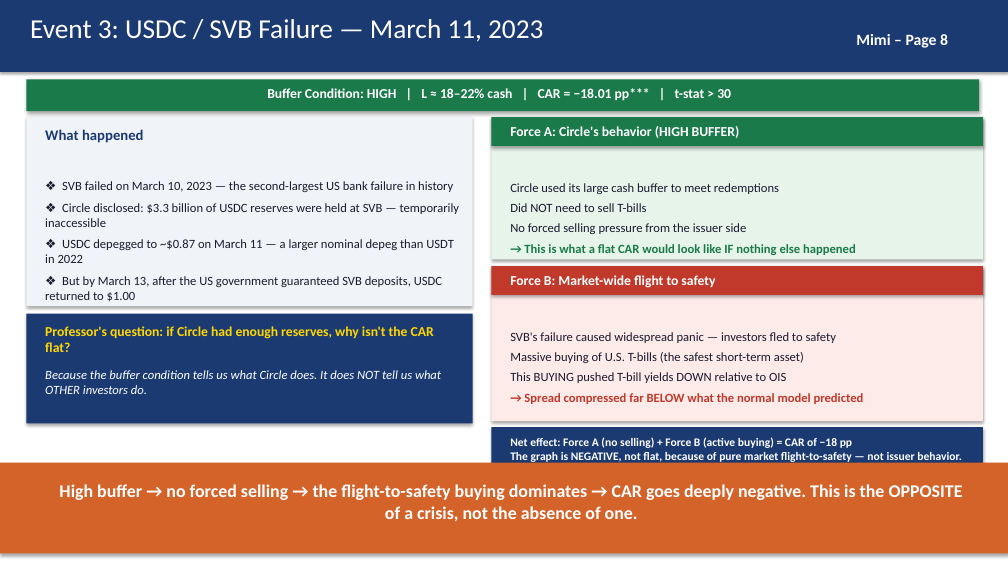
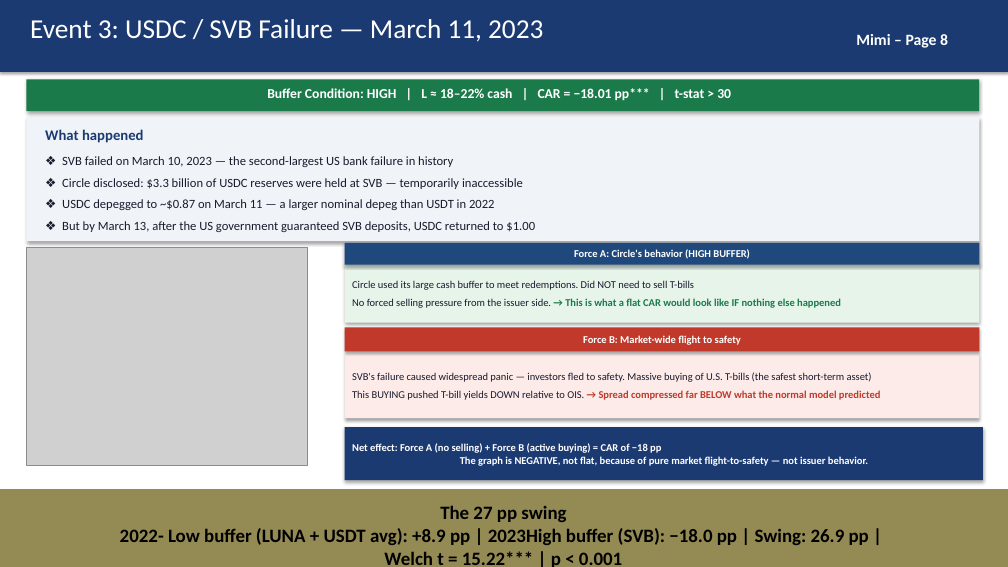
Before and after one commit to kimmireu0921/Stablecoins-and-the-Exorbitant-Privilege, a slide deck: slide 6 of presentations/0526_Stablecoin_Exorbitant_Privilege.pptx (slide 8 before the commit). Drawn at 1008x567 pixels with LibreOffice and Linux fonts; fonts in the diff are those of the drawing; grey boxes stand for pictures. Boxes give left, top, right and bottom in pixels: in the first picture for what was removed or moved away, otherwise in the second. Text is boxed around its words. In the diff, an @@ line names an element or a change of style, - is before the commit and + after.

```diff
--- a/presentations/0526_Stablecoin_Exorbitant_Privilege.pptx
+++ b/presentations/0526_Stablecoin_Exorbitant_Privilege.pptx
@@ rectangle: place and size @@
-rectangle at bbox=[0, 0, 1008, 567]
+rectangle at bbox=[0, 22, 1008, 567]
@@ rectangle: place and size @@
-rectangle at bbox=[26, 117, 473, 306]
+rectangle at bbox=[26, 117, 979, 241]
@@ rectangle removed at bbox=[492, 117, 983, 259] @@
@@ rectangle removed at bbox=[492, 117, 983, 146] @@
@@ text at bbox=[62, 156, 453, 167]: less space between paragraphs @@
@@ picture added at bbox=[26, 247, 308, 466] @@
@@ rectangle "Circle used its large cash ...": place and size @@
-rectangle "Circle used its large cash ..." at bbox=[510, 183, 856, 255]
+rectangle "Circle used its large cash ..." at bbox=[345, 264, 979, 323]
@@ rectangle "Circle used its large cash ..." at bbox=[345, 264, 979, 323]: vertical alignment top to middle; fill none to #E6F4EA; shadow on @@
@@ rectangle "Force A: Circle's behavior (HIGH ...": place and size @@
-rectangle "Force A: Circle's behavior (HIGH ..." at bbox=[510, 126, 740, 138]
+rectangle "Force A: Circle's behavior (HIGH ..." at bbox=[345, 243, 979, 265]
@@ rectangle "Force A: Circle's behavior (HIGH ..." at bbox=[345, 243, 979, 265]: size 13 to 10 pt; alignment left to centre; vertical alignment top to middle; fill none to #1F497D; shadow on @@
@@ rectangle removed at bbox=[492, 266, 983, 421] @@
@@ rectangle removed at bbox=[492, 266, 983, 295] @@
@@ text in rectangle at bbox=[352, 280, 841, 308]: text changed; size 12 to 10 pt @@
-Circle used its large cash buffer to meet redemptions
-Did NOT need to sell T-bills
-No forced selling pressure from the issuer side
-→ This is what a flat CAR would look like IF nothing else happened
+Circle used its large cash buffer to meet redemptions. Did NOT need to sell T-bills
+No forced selling pressure from the issuer side. → This is what a flat CAR would look like IF nothing else happened
@@ rectangle removed at bbox=[26, 314, 473, 423] @@
@@ text removed at bbox=[45, 326, 434, 352] @@
-Professor's question: if Circle had enough reserves, why isn't the CAR flat?
@@ rectangle "Force B: Market-wide flight to ...": place and size @@
-rectangle "Force B: Market-wide flight to ..." at bbox=[510, 275, 715, 288]
+rectangle "Force B: Market-wide flight to ..." at bbox=[345, 327, 979, 352]
@@ rectangle "Force B: Market-wide flight to ..." at bbox=[345, 327, 979, 352]: size 13 to 10 pt; alignment left to centre; vertical alignment top to middle; fill none to #C0392B; shadow on @@
@@ rectangle "SVB's failure caused widespread panic ...": place and size @@
-rectangle "SVB's failure caused widespread panic ..." at bbox=[510, 332, 864, 404]
+rectangle "SVB's failure caused widespread panic ..." at bbox=[345, 353, 979, 418]
@@ rectangle "SVB's failure caused widespread panic ..." at bbox=[345, 353, 979, 418]: vertical alignment top to middle; fill none to #FCEBE8; shadow on @@
@@ text removed at bbox=[45, 370, 441, 394] @@
-Because the buffer condition tells us what Circle does. It does NOT tell us what OTHER investors do.
@@ text in rectangle at bbox=[352, 372, 880, 400]: text changed; size 12 to 10 pt @@
-SVB's failure caused widespread panic — investors fled to safety
-Massive buying of U.S. T-bills (the safest short-term asset)
-This BUYING pushed T-bill yields DOWN relative to OIS
-→ Spread compressed far BELOW what the normal model predicted
+SVB's failure caused widespread panic — investors fled to safety. Massive buying of U.S. T-bills (the safest short-term asset)
+This BUYING pushed T-bill yields DOWN relative to OIS. → Spread compressed far BELOW what the normal model predicted
@@ rectangle "Net effect: Force A (no ...": place and size @@
-rectangle "Net effect: Force A (no ..." at bbox=[510, 436, 962, 463]
+rectangle "Net effect: Force A (no ..." at bbox=[345, 427, 983, 480]
@@ rectangle "Net effect: Force A (no ..." at bbox=[345, 427, 983, 480]: size 11 to 10 pt; alignment left to centre; vertical alignment top to middle; fill none to #1B3A72; shadow on @@
@@ rectangle removed at bbox=[492, 427, 983, 480] @@
@@ rectangle removed at bbox=[0, 463, 1008, 554] @@
@@ rectangle added at bbox=[0, 489, 1008, 567], fill #948A54, 18 pt, text #000000, bold @@
+The 27 pp swing
+2022- Low buffer (LUNA + USDT avg): +8.9 pp | 2023High buffer (SVB): −18.0 pp | Swing: 26.9 pp |
+Welch t = 15.22*** | p < 0.001
@@ text removed at bbox=[59, 484, 963, 521] @@
-High buffer → no forced selling → the flight-to-safety buying dominates → CAR goes deeply negative. This is the OPPOSITE of a crisis, not the absence of one.
@@ text removed at bbox=[986, 553, 993, 557] @@
-8
```
Also in this commit, not shown: 1 other slide changed, 3 slides removed, 1 other file.
